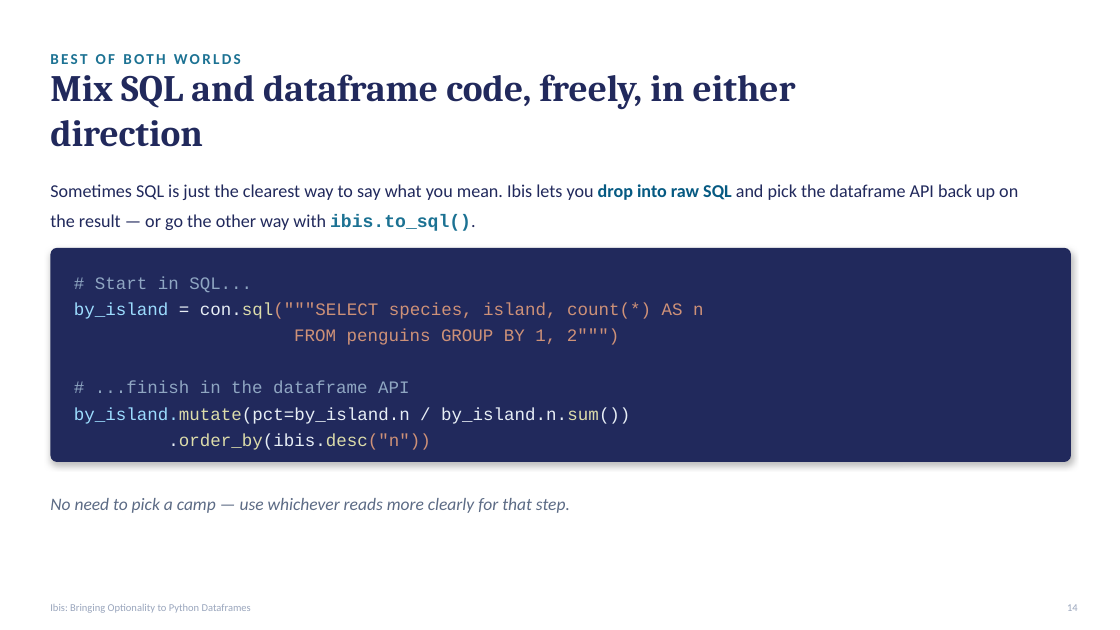
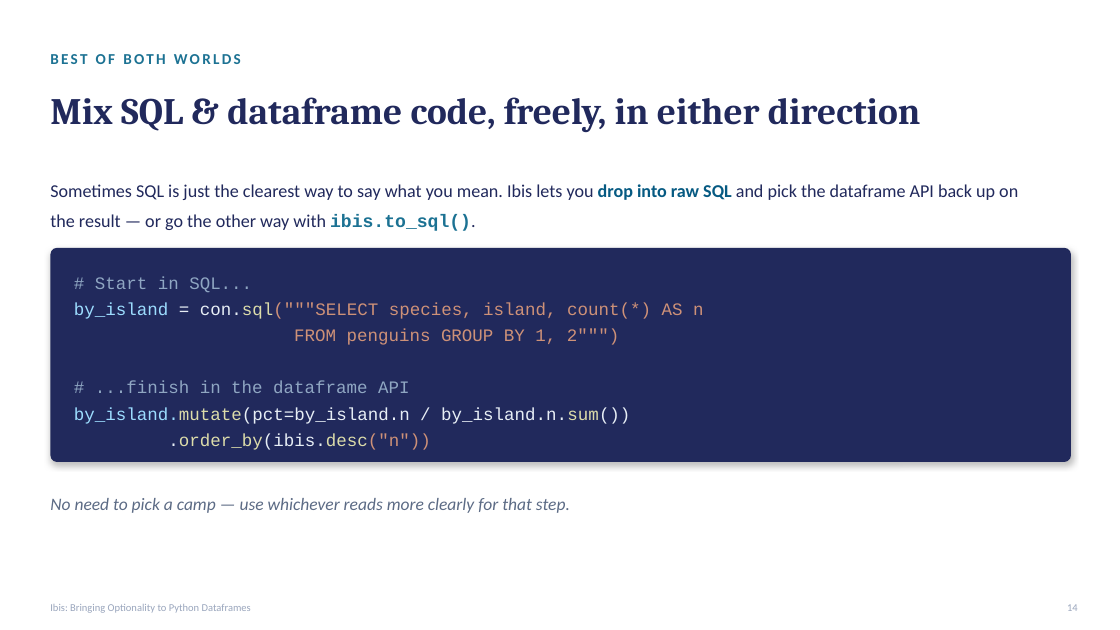
Before and after one commit to lestermartin/ibis-optionality, a slide deck: slide 14 of slides/ibis-optionality-slides.pptx. Drawn at 1120x630 pixels with LibreOffice and Linux fonts; fonts in the diff are those of the drawing. Boxes give left, top, right and bottom in pixels: in the first picture for what was removed or moved away, otherwise in the second. Text is boxed around its words. In the diff, an @@ line names an element or a change of style, - is before the commit and + after.

```diff
--- a/slides/ibis-optionality-slides.pptx
+++ b/slides/ibis-optionality-slides.pptx
@@ text at [50, 97, 921, 132]: text changed @@
-Mix SQL and dataframe code, freely, in either direction
+Mix SQL & dataframe code, freely, in either direction
```
Also in this commit, not shown: 9 other slides changed, 2 slides added, 2 other files.
